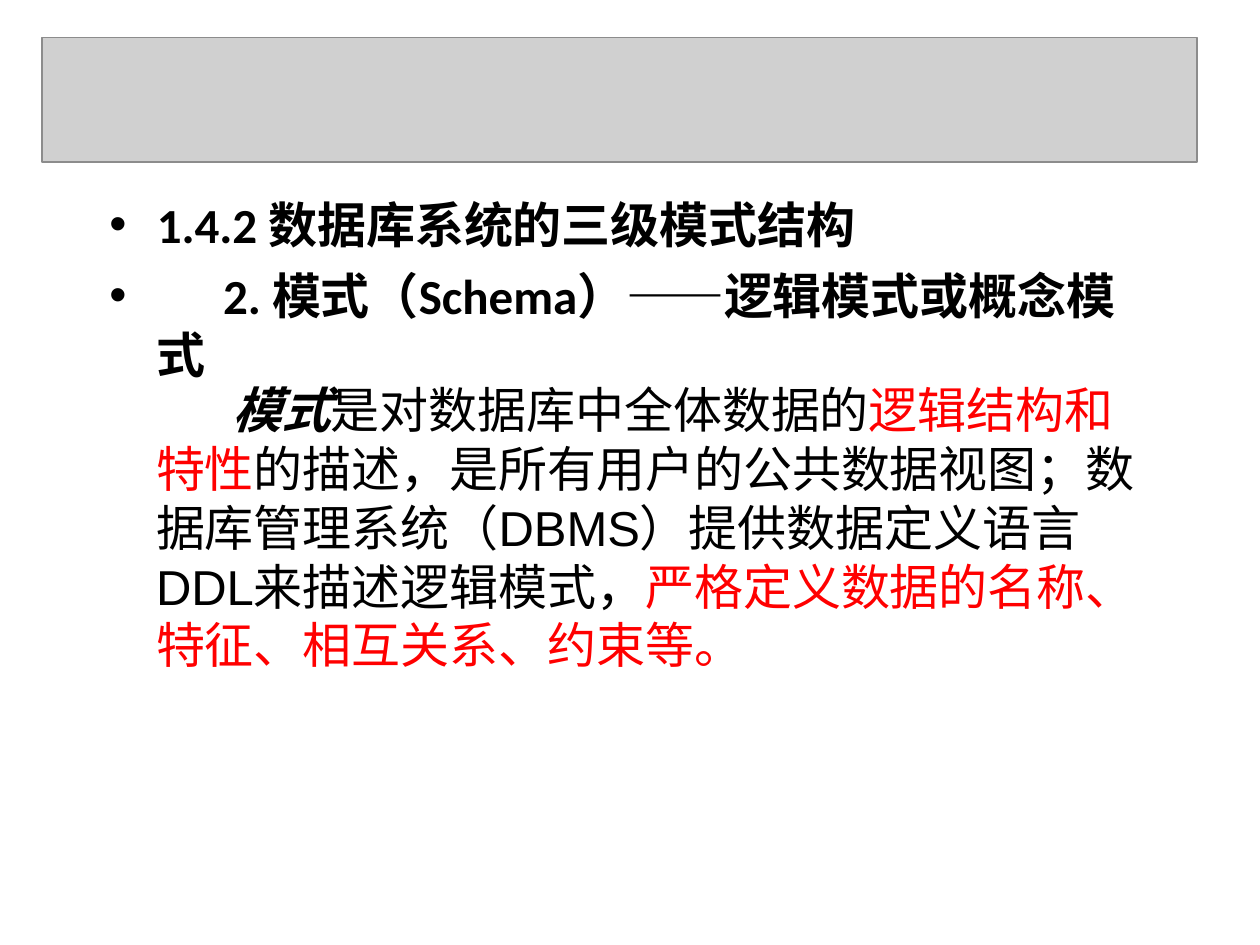
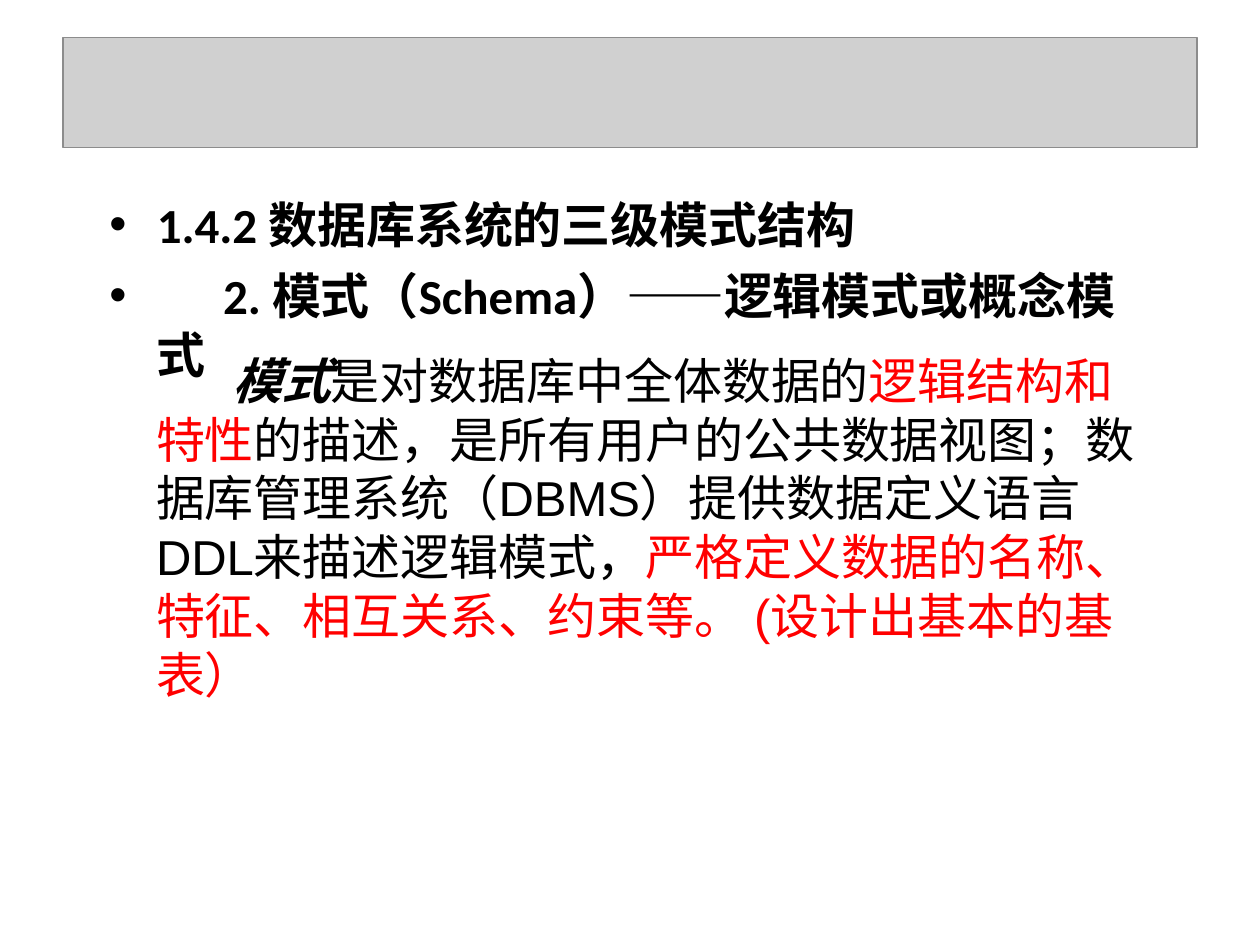
Before and after one commit to yuqingmao2019/MyWorkSpace, a slide deck: slide 33 of 数据库ppt/第1章.ppt (slide 14 before the commit). Drawn at 1260x945 pixels with LibreOffice and Linux fonts; fonts in the diff are those of the drawing; grey boxes stand for pictures; background and template pictures are left out. Boxes give left, top, right and bottom in pixels: in the first picture for what was removed or moved away, otherwise in the second. Text is boxed around its words. In the diff, an @@ line names an element or a change of style, - is before the commit and + after.

Commit message:
增加一些数据库笔记

```diff
--- a/数据库ppt/第1章.ppt
+++ b/数据库ppt/第1章.ppt
@@ picture: place and size @@
-picture at [42, 38, 1197, 163]
+picture at [63, 38, 1197, 147]
@@ text at [156, 357, 1135, 698]: text changed @@
-模式是对数据库中全体数据的逻辑结构和特性的描述，是所有用户的公共数据视图；数据库管理系统（DBMS）提供数据定义语言DDL来描述逻辑模式，严格定义数据的名称、特征、相互关系、约束等。
+模式是对数据库中全体数据的逻辑结构和特性的描述，是所有用户的公共数据视图；数据库管理系统（DBMS）提供数据定义语言DDL来描述逻辑模式，严格定义数据的名称、特征、相互关系、约束等。 (设计出基本的基表）
```
Also in this commit, not shown: 84 other slides changed, 51 slides added, 36 slides removed, 7 other files.
